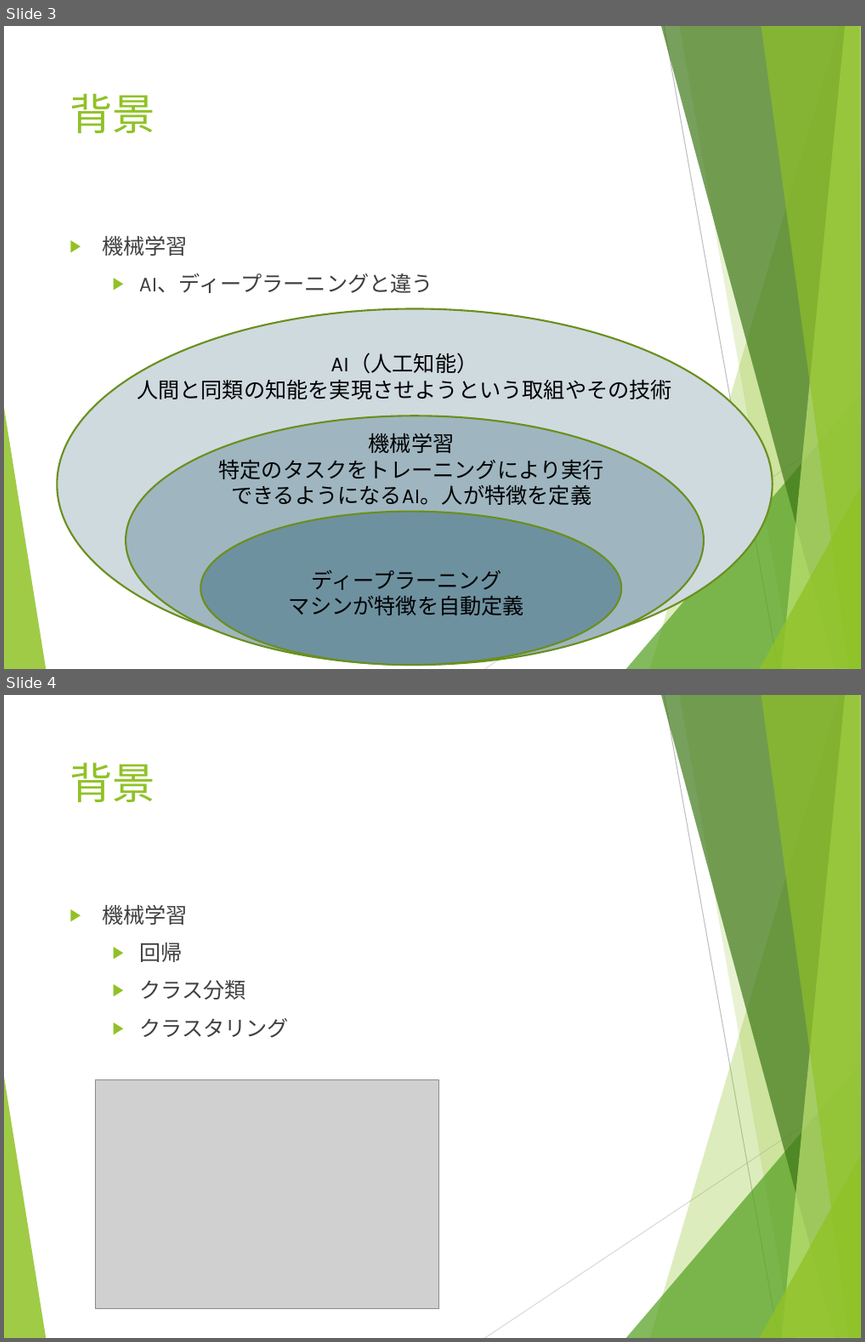
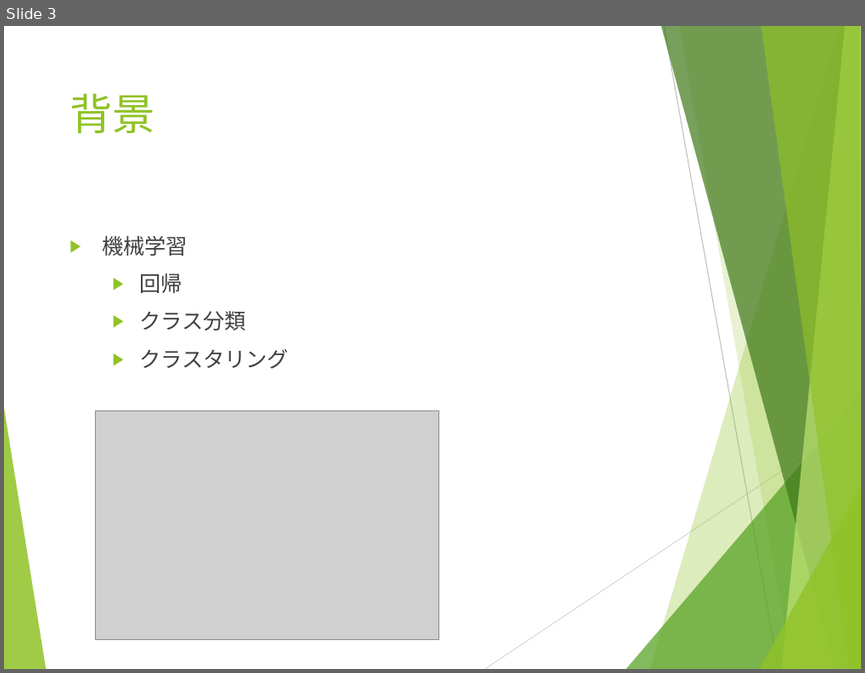
Before and after one commit to breeze934/N1, a slide deck: Pythonによるを用いた株価予測システムの開発_張浩.pptx. Shown one above the other, each under a label of ours: slides 3 and 4 before the commit, slide 3 after it. The pictures are 865x1342 and 865x673 pixels, drawn with LibreOffice and Linux fonts; fonts in the diff are those of the drawing; grey boxes stand for pictures. Boxes give left, top, right and bottom in pixels: in the first picture for what was removed or moved away, otherwise in the second. Text is boxed around its words. In the diff, an @@ line names an element or a change of style, - is before the commit and + after.

```diff
--- a/Pythonによるを用いた株価予測システムの開発_張浩.pptx
+++ b/Pythonによるを用いた株価予測システムの開発_張浩.pptx
@@ slide 3 removed at box(4, 26, 861, 669), background #FFFFFF; not listed: 10 template elements that a slide beside it also shows @@
@@ title removed at box(69, 93, 155, 133) @@
-背景
@@ text removed at box(102, 236, 433, 293) @@
-▶ 機械学習
-  ▶ AI、ディープラーニングと違う
@@ ellipse removed at box(57, 309, 772, 659) @@
@@ text removed at box(137, 352, 672, 399) @@
-AI（人工知能）
-人間と同類の知能を実現させようという取組やその技術
@@ ellipse removed at box(126, 416, 704, 664) @@
@@ text removed at box(219, 433, 604, 505) @@
-機械学習
-特定のタスクをトレーニングにより実行できるようになるAI。人が特徴を定義
@@ ellipse removed at box(201, 511, 622, 664) @@
@@ text removed at box(289, 569, 524, 615) @@
-ディープラーニング
-マシンが特徴を自動定義
@@ what was slide 4 is now slide 3 @@
```
Also in this commit, not shown: 6 slides changed, 4 slides added, 3 other slides removed.
